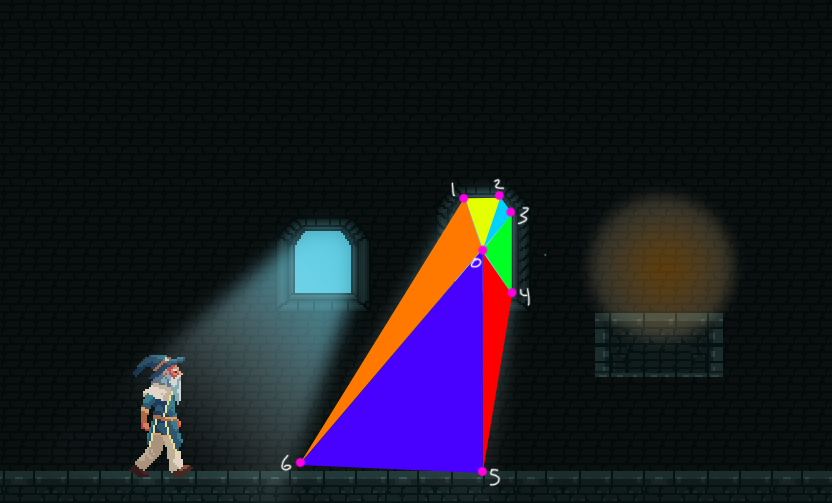
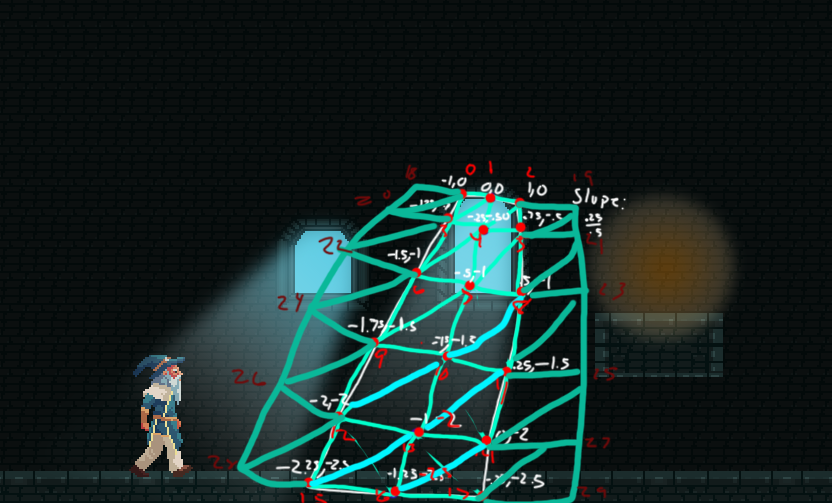
Layer changes from the first 832×503 image to the second:
added layer "Layer 20" above "Layer 19" over (x1=207, y1=160, x2=627, y2=503)
hid "Layer 15" over (x1=280, y1=178, x2=547, y2=487)
removed layer "Layer 14" over (x1=479, y1=246, x2=487, y2=253)
